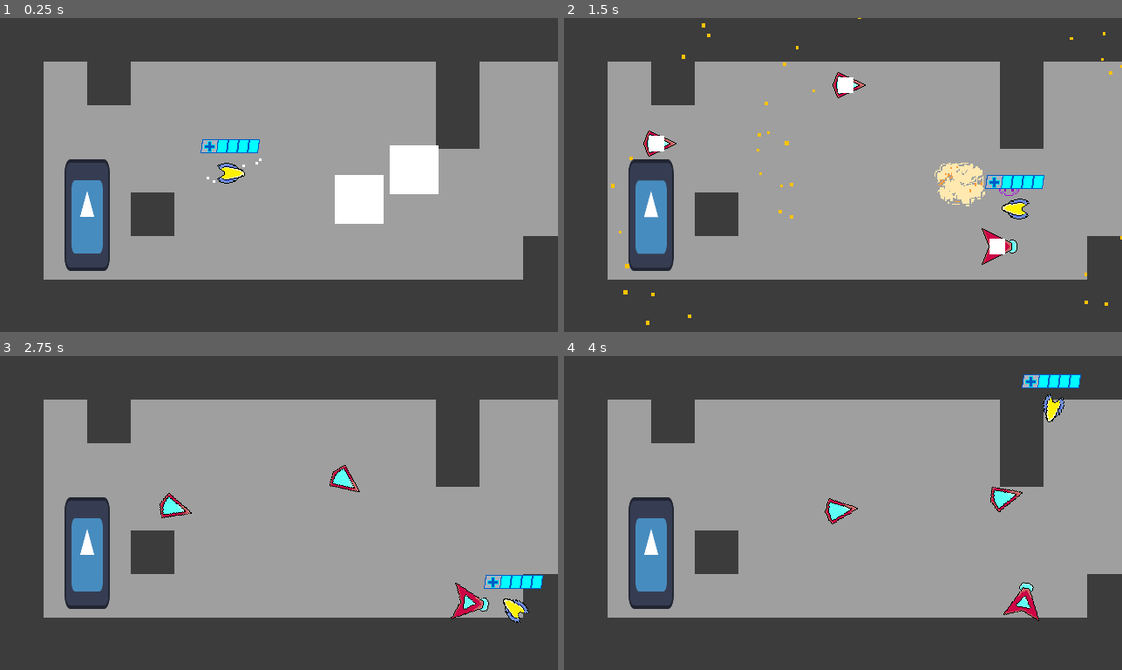
Above: before the commit, frames 1-4 (two rows, left to right).
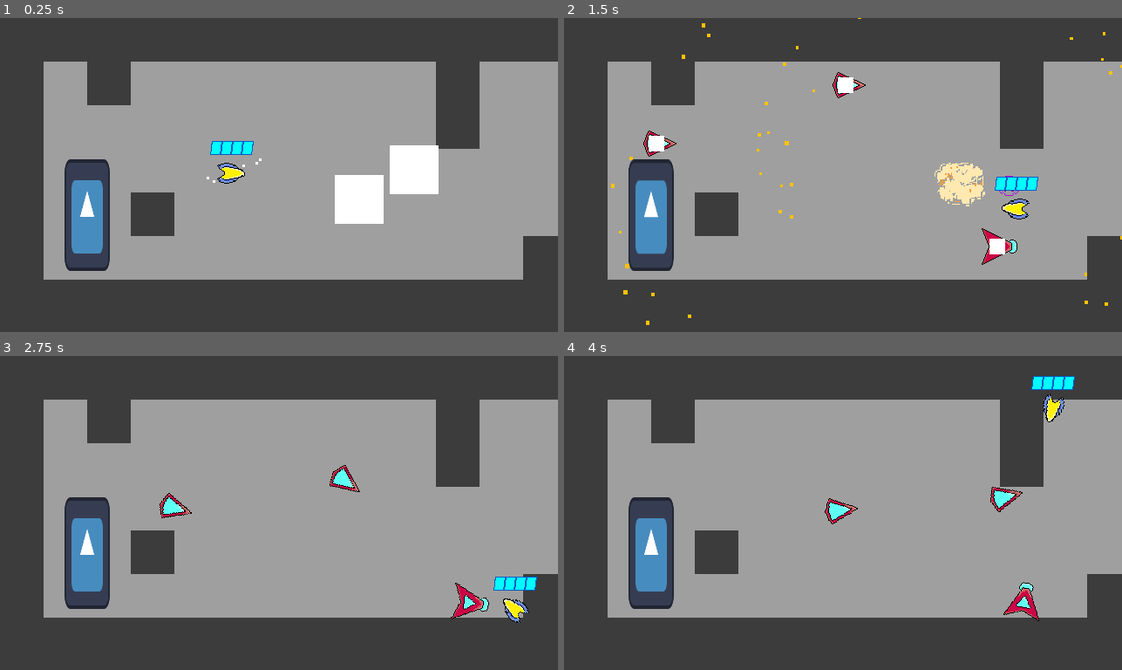
Above: after the commit, the same moments.

Repository: Nick98765432/Space-Blast
Game: Godot game, scene res://Levels/Level levels/node_2d.tscn
Two runs of this game, one before a commit and one after it. Both use one fixed random seed, a clock stepped at 60 frames per second and the inputs below. The engine's default icon, where the game draws it, is replaced by a stand-in: a white triangle on a blue panel in a dark square. Sound files missing from this copy of the repository are replaced by a short silence.
Inputs (mouse positions are in pixels of both pictures, inside the frame that each line leads up to):
- Up to frame 1 (0.25 s): no input
- Up to frame 2 (1.5 s): move the mouse to (965, 159) at 0.52 s; hold D (right) 0.53-1.28 s; right-click (965, 159) at 0.6 s; move the mouse to (731, 190) at 1.27 s; hold S (down) from 1.28 s (still down); tap 3 (fullAuto) at 1.35 s
- Up to frame 3 (2.75 s): move the mouse to (334, 443) at 2.02 s; release S (down) at 2.03 s; hold D (right) from 2.03 s (still down); tap E (interact) at 2.1 s
- Up to frame 4 (4 s): move the mouse to (815, 575) at 2.77 s; release D (right) at 2.78 s; hold W (up) 2.78-3.53 s; tap Space (parry) at 2.85 s; move the mouse to (1010, 560) at 3.52 s; press the mouse at (1010, 560) at 3.53 s; hold A (left) from 3.53 s (still down)

The runs differ from the first frame. In frame 1, 0.4% of the frame differs, in the area x 35-47%, y 38-44%; in frame 2, 0.4%; in frame 3, 0.4%; in frame 4, 0.4%.

Commit message:
Revert "healthbar change"
This reverts commit 6b00fce5e0b443e90f2358c30edd6b4d263fa740.

Diff:
--- a/Enemies/Scenes/AceMan.tscn
+++ b/Enemies/Scenes/AceMan.tscn
@@ -198,22 +198,15 @@
 shape = SubResource("CircleShape2D_ik1pq")
 
 [node name="HealthBar" type="TextureProgressBar" parent="."]
-anchors_preset = 8
-anchor_left = 0.5
-anchor_top = 0.5
-anchor_right = 0.5
-anchor_bottom = 0.5
-offset_left = -49.0
-offset_top = -47.0
-offset_right = 33.0
-offset_bottom = -15.0
-grow_horizontal = 2
-grow_vertical = 2
+offset_left = -24.0
+offset_top = -45.0
+offset_right = 24.0
+offset_bottom = -13.0
 max_value = 70.0
 value = 70.0
 texture_under = ExtResource("6_hqw8h")
 texture_progress = ExtResource("7_3l3pj")
-texture_progress_offset = Vector2(33, 0)
+texture_progress_offset = Vector2(1, 0)
 
 [node name="Sounds" type="Node2D" parent="."]
 
--- a/Player/player.tscn
+++ b/Player/player.tscn
@@ -212,21 +212,14 @@
 one_shot = true
 
 [node name="HealthBar" type="TextureProgressBar" parent="."]
-anchors_preset = 8
-anchor_left = 0.5
-anchor_top = 0.5
-anchor_right = 0.5
-anchor_bottom = 0.5
-offset_left = -49.0
-offset_top = -47.0
-offset_right = 33.0
-offset_bottom = -15.0
-grow_horizontal = 2
-grow_vertical = 2
+offset_left = -24.0
+offset_top = -45.0
+offset_right = 24.0
+offset_bottom = -13.0
 value = 100.0
 texture_under = ExtResource("6_bq038")
 texture_progress = ExtResource("7_thfcu")
-texture_progress_offset = Vector2(33, 0)
+texture_progress_offset = Vector2(1, 0)
 
 [node name="Sounds" type="Node2D" parent="."]
 
Binary file changed: Player/sprites and assets/No Life.png
